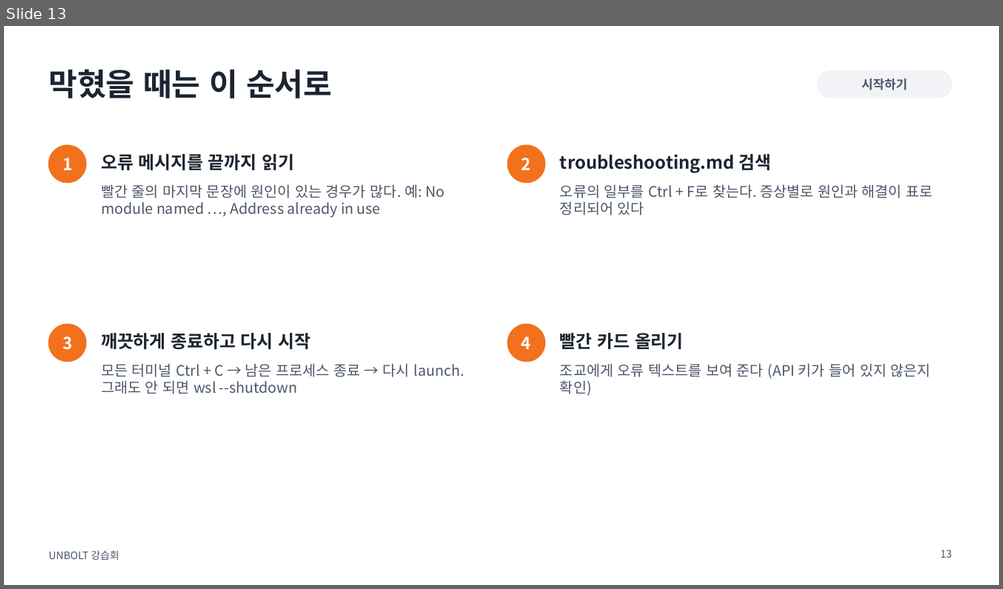
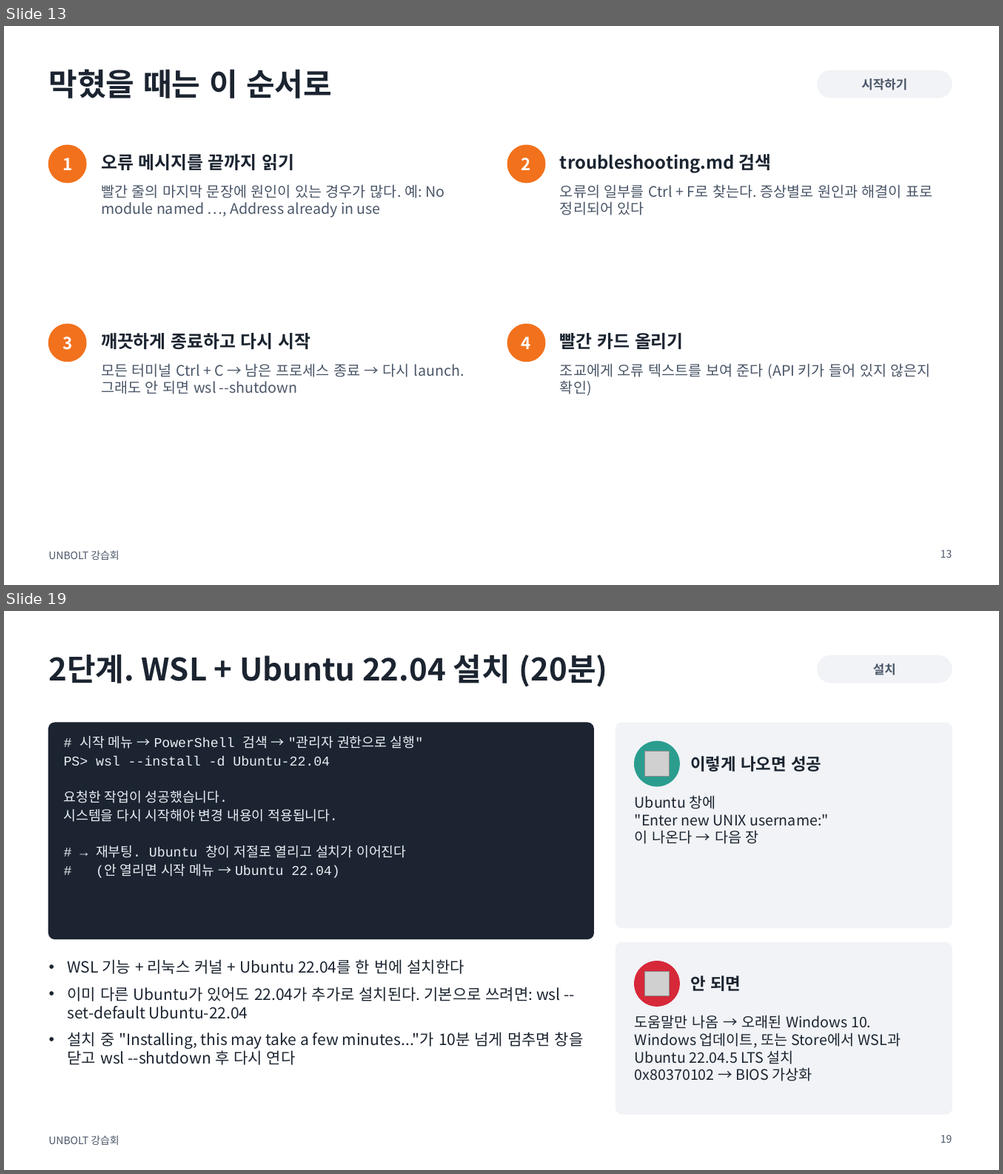
Before and after one commit to sejiny3/AIRLAB, a slide deck: workshop/slides/UNBOLT_workshop.pptx. Shown one above the other, each under a label of ours: slide 13 before the commit, slides 13 and 19 after it; the slides between them are not shown. The pictures are 1003x589 and 1003x1174 pixels, drawn with LibreOffice and Linux fonts; fonts in the diff are those of the drawing; grey boxes stand for pictures. Boxes give left, top, right and bottom in pixels: in the first picture for what was removed or moved away, otherwise in the second. Text is boxed around its words. In the diff, an @@ line names an element or a change of style, - is before the commit and + after.

```diff
--- a/workshop/slides/UNBOLT_workshop.pptx
+++ b/workshop/slides/UNBOLT_workshop.pptx
@@ slide 19 added at box(4, 611, 999, 1170), background #FFFFFF; not listed: 1 template element that a slide beside it also shows @@
@@ title added at box(48, 654, 608, 687), 30 pt, text #1B2430, bold @@
+2단계. WSL + Ubuntu 22.04 설치 (20분)
@@ rounded rectangle added at box(817, 655, 951, 683), fill #F1F3F6, outline #F1F3F6 1 pt @@
@@ text added at box(873, 664, 896, 675), 12 pt, text #4A5668, bold @@
+설치
@@ rounded rectangle added at box(48, 723, 594, 940), fill #1B2430, outline #1B2430 1 pt @@
@@ text added at box(64, 736, 423, 878), 13 pt, text #E8EEF4 @@
+# 시작 메뉴 → PowerShell 검색 → "관리자 권한으로 실행"
+PS> wsl --install -d Ubuntu-22.04
+요청한 작업이 성공했습니다.
+시스템을 다시 시작해야 변경 내용이 적용됩니다.
+# → 재부팅. Ubuntu 창이 저절로 열리고 설치가 이어진다
+# (안 열리면 시작 메뉴 → Ubuntu 22.04)
@@ rounded rectangle added at box(616, 723, 951, 928), fill #F1F3F6, outline #F1F3F6 1 pt @@
@@ ellipse added at box(634, 741, 679, 786), fill #2A9D8F, outline #2A9D8F 1 pt @@
@@ picture added at box(644, 752, 669, 777) @@
@@ text added at box(690, 756, 821, 772), 16 pt, text #1B2430, bold @@
+이렇게 나오면 성공
@@ text added at box(634, 795, 828, 844), 14 pt, text #1B2430 @@
+Ubuntu 창에
+"Enter new UNIX username:"
+이 나온다 → 다음 장
@@ rounded rectangle added at box(616, 943, 951, 1115), fill #F1F3F6, outline #F1F3F6 1 pt @@
@@ text added at box(68, 960, 583, 1065), 15 pt, text #1B2430 @@
+• WSL 기능 + 리눅스 커널 + Ubuntu 22.04를 한 번에 설치한다
+• 이미 다른 Ubuntu가 있어도 22.04가 추가로 설치된다. 기본으로 쓰려면: wsl --set-default Ubuntu-22.04
+• 설치 중 "Installing, this may take a few minutes..."가 10분 넘게 멈추면 창을 닫고 wsl --shutdown 후 다시 연다
@@ ellipse added at box(634, 962, 679, 1006), fill #D62839, outline #D62839 1 pt @@
@@ picture added at box(644, 971, 669, 997) @@
@@ text added at box(690, 976, 740, 991), 16 pt, text #1B2430, bold @@
+안 되면
@@ text added at box(634, 1015, 901, 1082), 14 pt, text #1B2430 @@
+도움말만 나옴 → 오래된 Windows 10. Windows 업데이트, 또는 Store에서 WSL과 Ubuntu 22.04.5 LTS 설치
+0x80370102 → BIOS 가상화
@@ page number added at box(940, 1135, 952, 1143), 10 pt, text #4A5668 @@
+19
```
Also in this commit, not shown: 2 slides changed, 21 other slides added, 9 other files.
